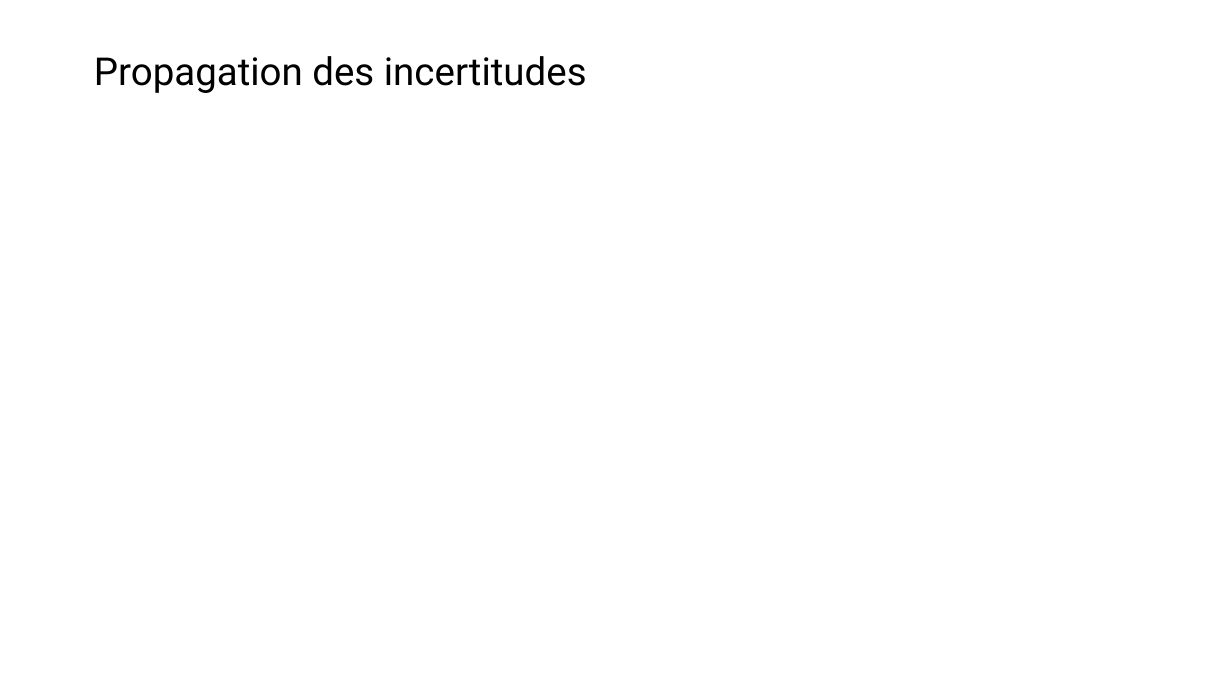
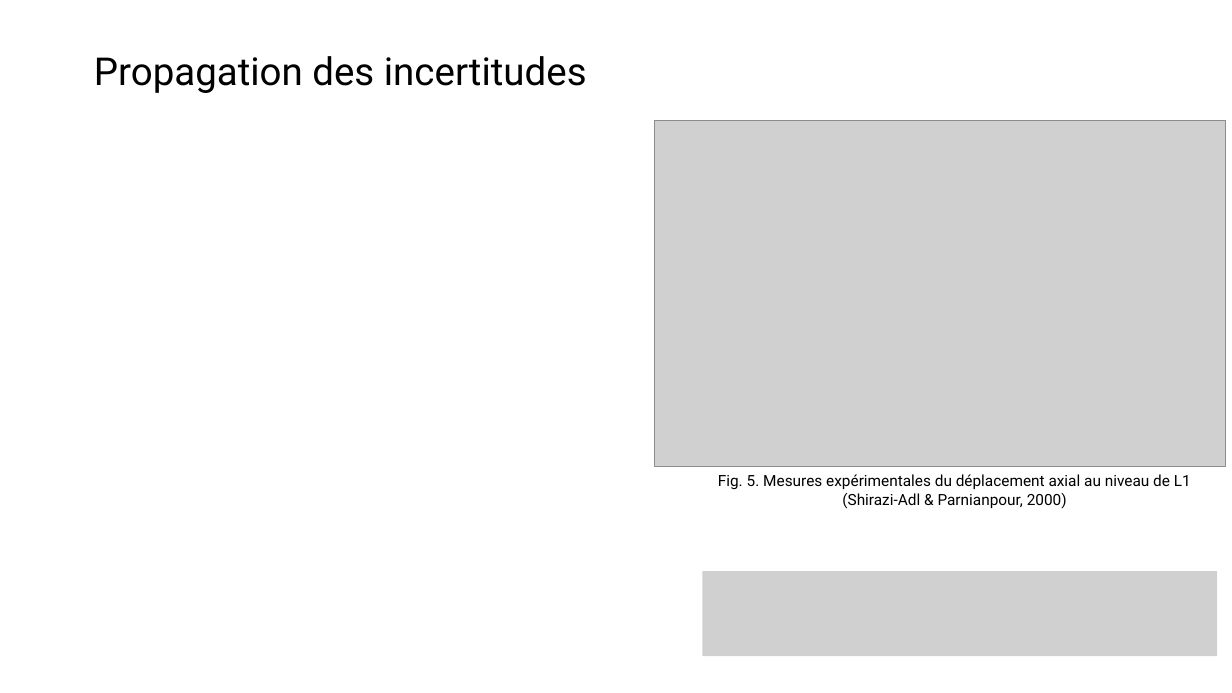
Before and after one commit to AcileSf/MEC8211ProjetFinal, a slide deck: slide 15 of Rapport_Projet_V1.pptx (slide 14 before the commit). Drawn at 1232x693 pixels with LibreOffice and Linux fonts; fonts in the diff are those of the drawing; grey boxes stand for pictures. Boxes give left, top, right and bottom in pixels: in the first picture for what was removed or moved away, otherwise in the second. Text is boxed around its words. In the diff, an @@ line names an element or a change of style, - is before the commit and + after.

```diff
--- a/Rapport_Projet_V1.pptx
+++ b/Rapport_Projet_V1.pptx
@@ picture added at [655, 120, 1226, 467] @@
@@ text added at [718, 474, 1191, 509], 12 pt, text #000000 @@
+Fig. 5. Mesures expérimentales du déplacement axial au niveau de L1 (Shirazi-Adl & Parnianpour, 2000)
@@ picture added at [702, 571, 1217, 656] @@
```
Also in this commit, not shown: 8 other slides changed, 3 slides added, 1 other file.
